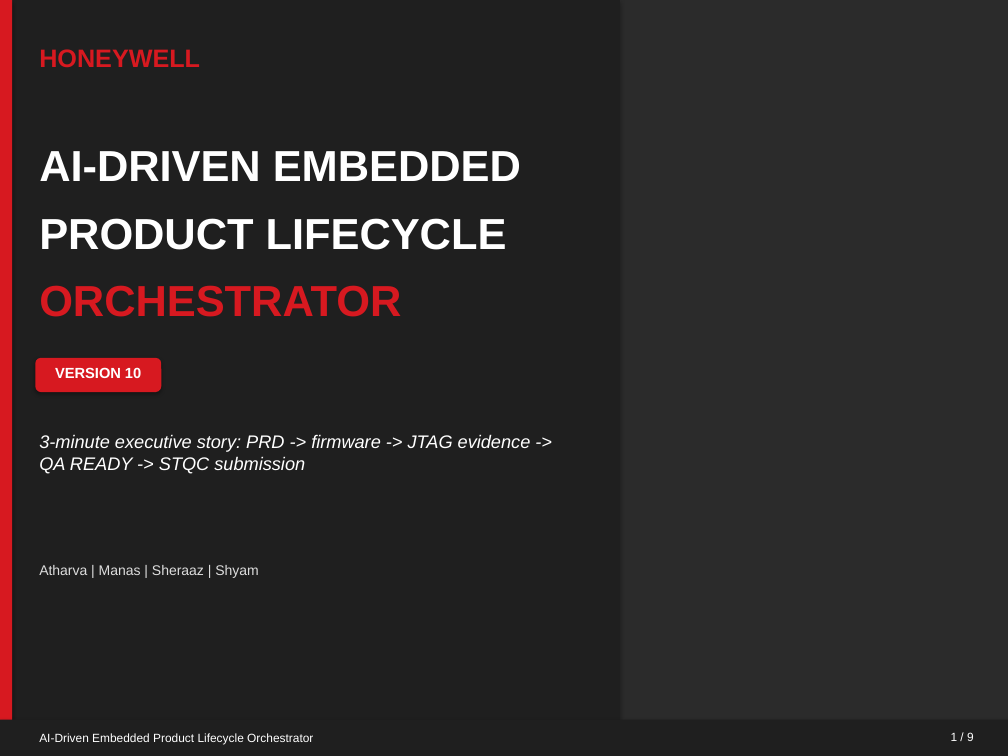
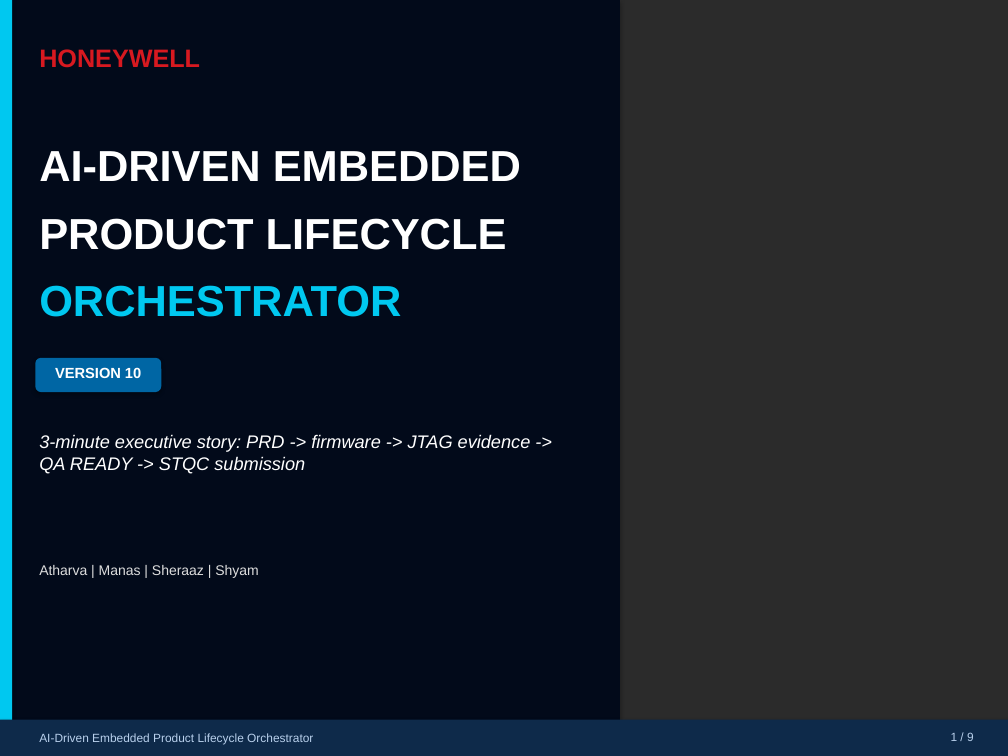
Before and after one commit to shyamnexus/HON_PPT, a slide deck: slide 1 of AI-Driven Embedded Product Lifecycle OrchestratorV10.pptx. Drawn at 1008x756 pixels with LibreOffice and Linux fonts; fonts in the diff are those of the drawing; background and template pictures are left out; a plain dark background stands for a picture behind light text. Boxes give left, top, right and bottom in pixels: in the first picture for what was removed or moved away, otherwise in the second. Text is boxed around its words. In the diff, an @@ line names an element or a change of style, - is before the commit and + after.

```diff
--- a/AI-Driven Embedded Product Lifecycle OrchestratorV10.pptx
+++ b/AI-Driven Embedded Product Lifecycle OrchestratorV10.pptx
@@ rectangle at [0, 0, 620, 756]: fill #1F1F1F to #020A1A @@
@@ rectangle at [0, 0, 12, 756]: fill #D71920 to #00C8F0 @@
@@ text "ORCHESTRATOR" at [39, 285, 401, 317]: text colour #D71920 to #00C8F0 @@
@@ rounded rectangle at [35, 358, 161, 392]: fill #D71920 to #0066A4 @@
@@ rectangle at [0, 720, 1008, 756]: fill #1F1F1F to #0E2A4A @@
@@ text "AI-Driven Embedded Product Lifecycle Orchestrator" at [39, 733, 313, 745]: text colour #FFFFFF to #B8D0EC @@
@@ text "1 / 9" at [951, 732, 974, 741]: text colour #FFFFFF to #B8D0EC @@
```
Also in this commit, not shown: 8 other slides changed, 3 other files.
